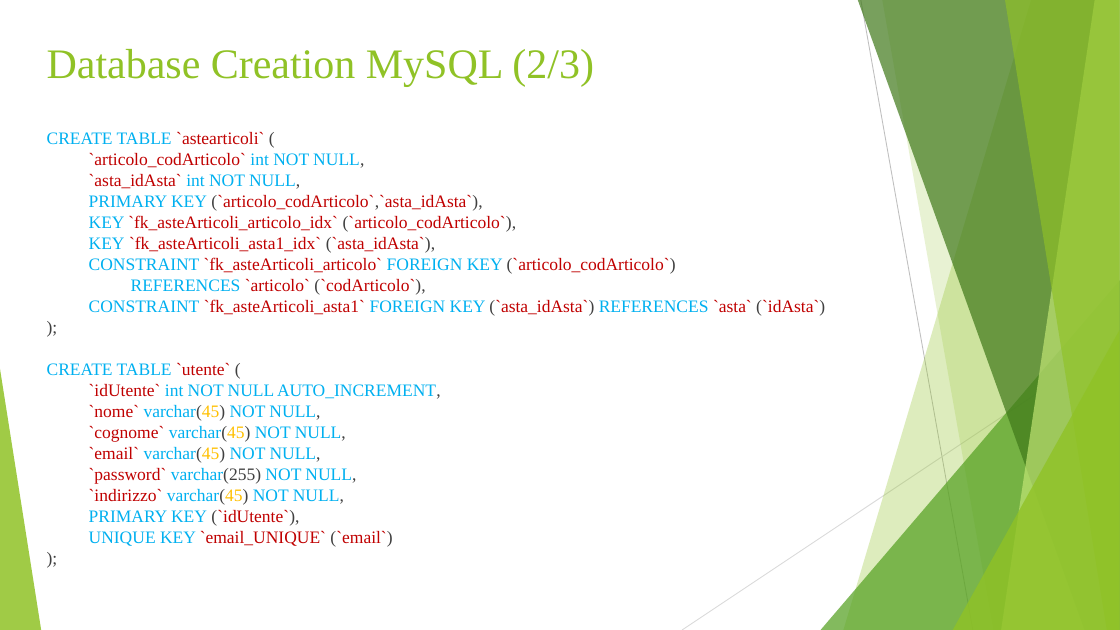
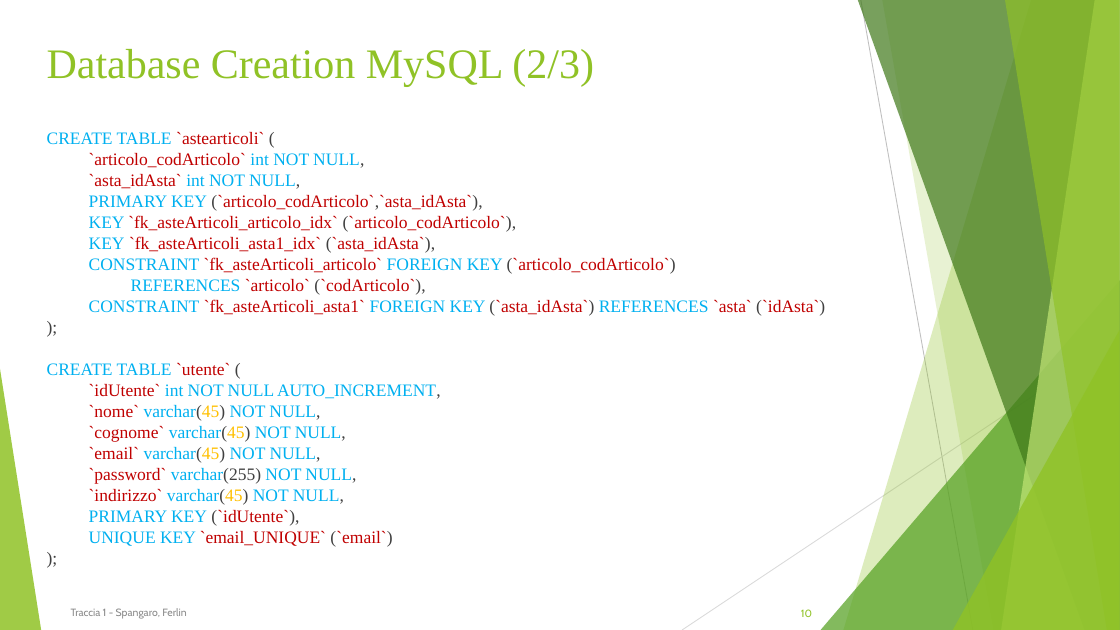
Before and after one commit to francescospangaro/tecnologie-web, a slide deck: slide 10 of docs/Presentation.pptx. Drawn at 1120x630 pixels with LibreOffice and Linux fonts; fonts in the diff are those of the drawing; background and template pictures are left out. Boxes give left, top, right and bottom in pixels: in the first picture for what was removed or moved away, otherwise in the second. Text is boxed around its words. In the diff, an @@ line names an element or a change of style, - is before the commit and + after.

```diff
--- a/docs/Presentation.pptx
+++ b/docs/Presentation.pptx
@@ text added at bbox=[71, 608, 186, 619], 9 pt, text #8C8C8C @@
+Traccia 1 - Spangaro, Ferlin
@@ page number added at bbox=[801, 609, 812, 617], 9 pt, text #90C226 @@
+10
```
Also in this commit, not shown: 12 other slides changed.
